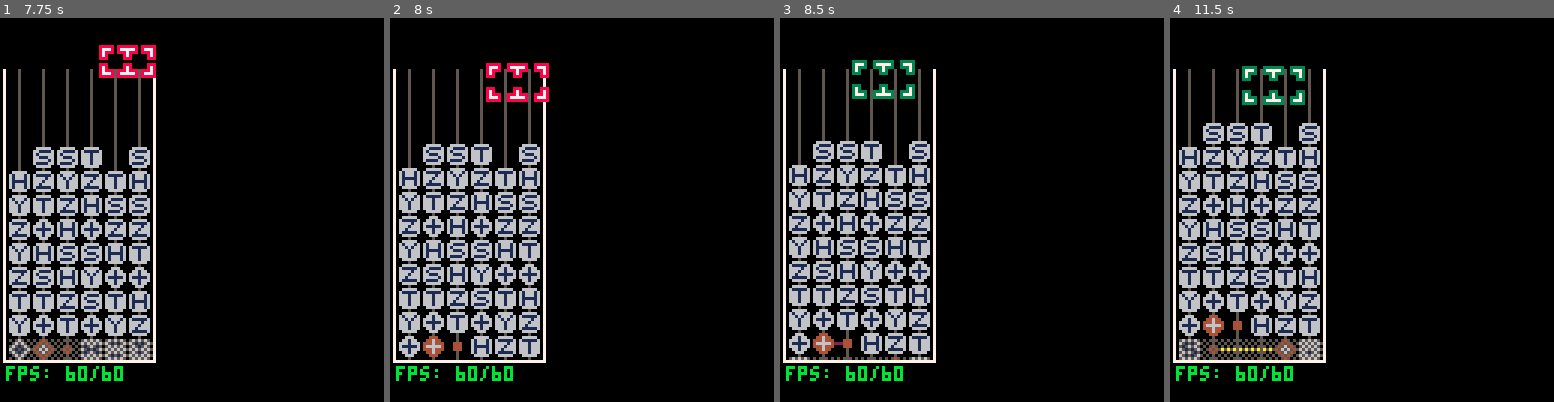
Above: before the commit, frames 1-4 (left to right).
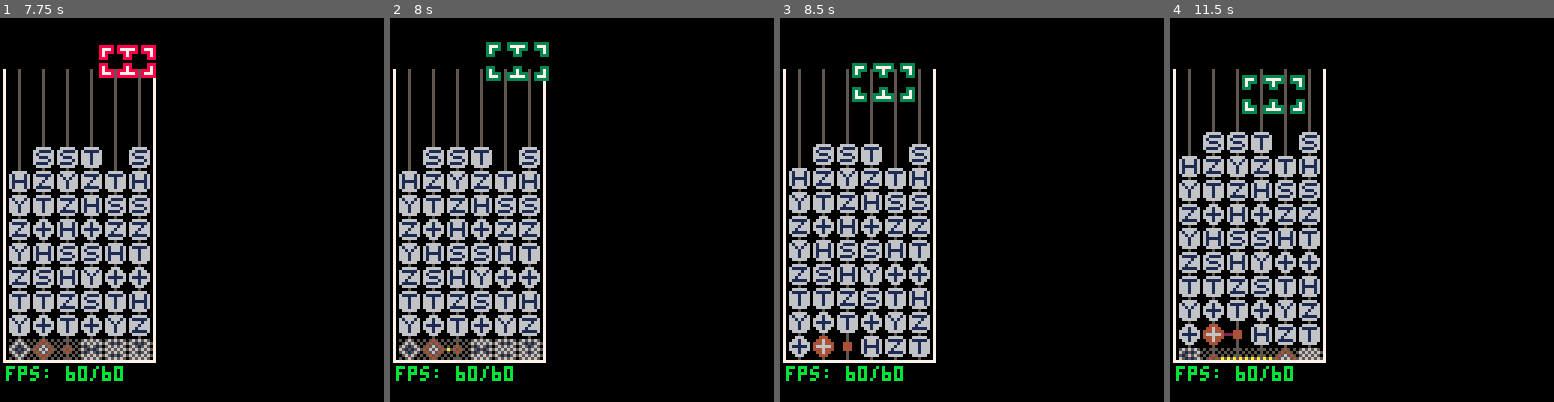
Above: after the commit, the same moments.

Repository: qniapp/quantattack
Game: PICO-8 cartridge qitaev.p8
Same seed, same stepped clock (60 frames per second), same inputs: the game is played once before the commit and once after it.
Inputs:
- Up to frame 1 (7.75 s): tap X (X key) at 0.33, 1.07, 1.85, 2.97, 4.08, 5.2, 6.32, 7.43 s; tap O (Z key) at 0.7, 1.7, 2.1, 2.5, 2.9, 3.3, 3.7, 4.1, 4.5, 4.9, 5.3, 5.7, 6.1, 6.5, 6.9, 7.3, 7.7 s; hold Right 1.6-2.1 s; hold Up 2.15-2.42 s; hold Right 2.47-3.03 s; hold Left 3.08-3.58 s; hold Down 3.63-3.97 s; hold Right 4.02-4.68 s; hold Up 4.73-5.03 s; hold Left 5.08-5.68 s; hold Down 5.73-6.03 s; hold Right 6.08-6.58 s; hold Right 6.63-7.13 s; hold Up 7.18-7.45 s; hold Right from 7.5 s (still down)
- Up to frame 2 (8 s): keep holding Right
- Up to frame 3 (8.5 s): release Right at 8.07 s; tap O (Z key) at 8.1 s; hold Left from 8.12 s (still down)
- Up to frame 4 (11.5 s): tap O (Z key) every 0.4 s from 8.5 to 11.3 s; tap X (X key) at 8.55, 9.67, 10.78 s; release Left at 8.62 s; hold Down 8.67-9 s; hold Right 9.05-9.72 s; hold Up 9.77-10.07 s; hold Left 10.12-10.72 s; hold Down 10.77-11.07 s; hold Right from 11.12 s (still down)

Frame 1 is identical in both runs. In frame 2, 11% of the frame differs, in the area x 2-42%, y 6-90%; in frame 3, 10%; in frame 4, 15%, in the area x 2-40%, y 12-90%.

Commit message:
リファクタリング

Diff:
--- a/board.lua
+++ b/board.lua
@@ -362,7 +362,8 @@
             local tmp_y = y
             local gate = self:gate_at(x, tmp_y)
 
-            while ((not gate:is_control()) and
+            while ((not gate:is_i()) and
+                   (not gate:is_control()) and
                    (not gate:is_cnot_x()) and
                    (not gate:is_swap()) and
                     self:is_droppable(x, tmp_y)) do
@@ -378,17 +379,13 @@
         end
 
         -- drop cnot pairs
+        -- todo: cnot の間にゲートが入らないようにする
         for x = 1, self.cols do
           for y = self.rows - 1, 1, -1 do
             local tmp_y = y
             local gate = self:gate_at(x, tmp_y)
 
-            while (gate:is_control() and
-                   gate:is_idle() and
-                   self:is_droppable(x, tmp_y) and
-                   (not self:overlap_with_cnot(x, tmp_y + 1)) and
-                   self:is_droppable(gate.cnot_x_x, tmp_y) and
-                   (not self:overlap_with_cnot(gate.cnot_x_x, tmp_y + 1))) do
+            while self:_is_control_gate_part_of_droppable_cnot(gate, x, tmp_y) do
               local cnot_c = gate
               local cnot_x = self:gate_at(cnot_c.cnot_x_x, tmp_y)
 
@@ -418,9 +415,9 @@
             while (gate:is_swap() and
                    gate:is_idle() and
                    self:is_droppable(x, tmp_y) and
-                   (not self:overlap_with_cnot(x, tmp_y + 1)) and
+                   (not self:_overlap_with_cnot(x, tmp_y + 1)) and
                    self:is_droppable(gate.other_x, tmp_y) and
-                   (not self:overlap_with_cnot(gate.other_x, tmp_y + 1))) do
+                   (not self:_overlap_with_cnot(gate.other_x, tmp_y + 1))) do
               local swap_a = gate
               local swap_b = self:gate_at(swap_a.other_x, tmp_y)
 
@@ -443,19 +440,58 @@
       end,
 
       is_droppable = function(self, x, y)
+        if y > self.rows - 1 then
+          return false
+        end
+
         local result = false
         local gate = self:gate_at(x, y)
         local gate_below = self:gate_at(x, y + 1)
 
-        return ((not gate:is_i()) and
-                 gate:is_idle() and
-                 y + 1 <= self.rows and
-                 gate_below:is_i() and
-                 gate_below:is_idle() and
-                 (not self:overlap_with_cnot(x, y + 1)))
-      end,
-
-      overlap_with_cnot = function(self, x, y)
+        return ((gate:is_idle() or gate:is_dropped()) and
+                gate_below:is_i() and
+                gate_below:is_idle() and
+                (not self:_overlap_with_cnot(x, y + 1)) and
+                (not self:_overlap_with_swap(x, y + 1)))
+      end,
+
+      -- checks if
+      --   - gate is a control gate and
+      --   - the entire cnot including the gate can be dropped down
+      --
+      --  c---x
+      -- x______  returns true
+      --
+      --  c---x
+      -- __x____  returns false
+      --
+      --   c-x
+      -- c-----x  returns false
+      --
+      --   c-x
+      -- s-----s  returns false
+      --
+      _is_control_gate_part_of_droppable_cnot = function(self, gate, x, y)
+        if (not gate:is_control()) return false
+        if (not gate:is_idle()) return false
+        if (y > self.rows - 1) return false
+
+        local min_x = min(x, gate.cnot_x_x)
+        local max_x = max(x, gate.cnot_x_x)
+
+        for cnot_x = min_x, max_x do
+          local gate = self:gate_at(cnot_x, y)
+          local gate_below = self:gate_at(cnot_x, y + 1)
+
+          if (not self:is_droppable(cnot_x, y)) then
+            return false
+          end
+        end
+
+        return true
+      end,
+
+      _overlap_with_cnot = function(self, x, y)
         local control_gate = nil
         local x_gate = nil
 
@@ -479,11 +515,44 @@
           return false
         end
 
-        -- assert(control_gate.cnot_x_x == x_gate_x)
-        -- assert(x_gate.cnot_c_x == control_gate_x)
+        assert(control_gate.cnot_x_x == x_gate_x)
+        assert(x_gate.cnot_c_x == control_gate_x)
 
         if (control_gate_x < x and x < x_gate_x) or
            (x_gate_x < x and x < control_gate_x) then
+          return true
+        end
+
+        return false
+      end,
+
+      _overlap_with_swap = function(self, x, y)
+        local swap_a = nil
+        local swap_b = nil
+
+        local swap_a_x = nil
+        local swap_b_x = nil
+
+        for bx = 1, self.cols do
+          local gate = self:gate_at(bx, y)
+
+          if gate:is_swap() and (not gate:is_match()) then
+            swap_a = gate
+            swap_a_x = bx
+            swap_b = self:gate_at(swap_a.other_x, y)
+            swap_b_x = swap_a.other_x
+          end
+        end
+
+        if swap_a == nil or swap_b == nil then
+          return false
+        end
+
+        assert(swap_a.other_x == swap_b_x)
+        assert(swap_b.other_x == swap_a_x)
+
+        if (swap_a_x < x and x < swap_b_x) or
+           (swap_b_x < x and x < swap_a_x) then
           return true
         end
 
--- a/gate_reduction_rules.lua
+++ b/gate_reduction_rules.lua
@@ -148,7 +148,7 @@
       }
     end
 
-    -- todo:
+    -- todo
     -- h    h
     -- c -- x  -->
     -- h    h       x -- c
--- a/quantum_gate.lua
+++ b/quantum_gate.lua
@@ -263,7 +263,7 @@
       end,
 
       is_reducible = function(self)
-        return (not self:is_i()) and self:is_idle() or self:is_dropped()
+        return (not self:is_i()) and (not self:is_swapping()) and self:is_idle() or self:is_dropped()
       end,
 
       is_swapping = function(self)
